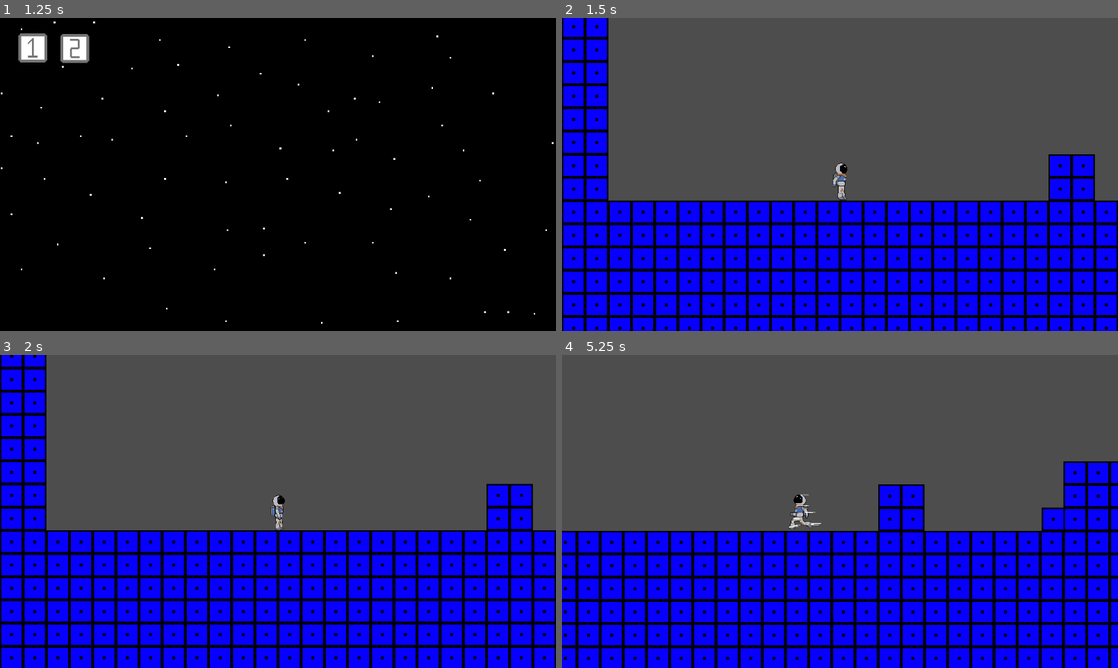
Above: before the commit, frames 1-4 (two rows, left to right).
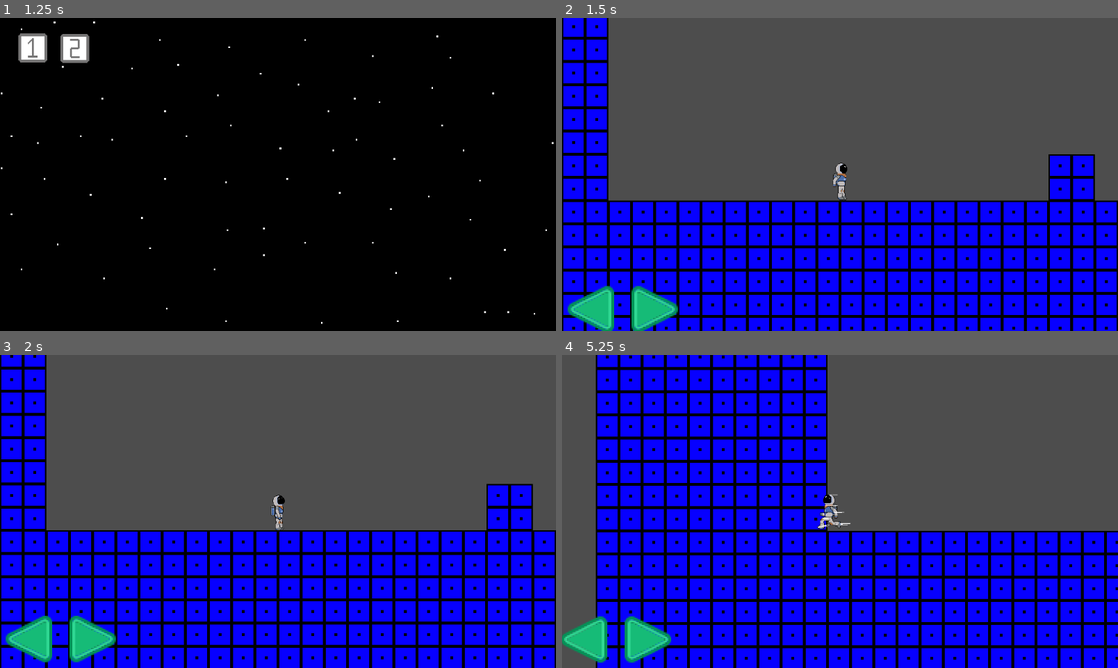
Above: after the commit, the same moments.

Repository: Tejas-Panchal/project_01
Game: Godot game, scene res://scenes/main.tscn
The game is run twice, just before and just after one commit, with the same random seed, the same clock (stepped at 60 frames per second) and the same inputs.
Inputs (mouse positions are in pixels of both pictures, inside the frame that each line leads up to):
- Up to frame 1 (1.25 s): click "Play" at 0.5 s
- Up to frame 2 (1.5 s): click (595, 49) at 1.25 s
- Up to frame 3 (2 s): no input
- Up to frame 4 (5.25 s): click (589, 639) at 2.02 s; click (634, 639) at 2.77 s; hold D (right) 3.53-5.03 s; tap Shift (dash) at 3.6, 4.35, 5.1 s; tap Space (jump) at 3.77, 4.52 s; hold A (left) from 5.03 s (still down)

Frame 1 is identical in both runs. In frame 2, 1.7% of the frame differs, in the area x 1-21%, y 85-100%; in frame 3, 1.7%; in frame 4, 43%, in the area x 0-100%, y 0-100%.

Commit message:
added buttons
gravity script change

Diff:
--- a/scenes/player.tscn
+++ b/scenes/player.tscn
@@ -6,6 +6,8 @@
 [ext_resource type="Texture2D" uid="uid://bejdh3xixgavg" path="res://assets/char_run.png" id="6_rj6fx"]
 [ext_resource type="Texture2D" uid="uid://kt18ohw1kw81" path="res://assets/jump/char_jump_1.png" id="7_eimxi"]
 [ext_resource type="Texture2D" uid="uid://c7kudcb1id4x5" path="res://assets/jump/char_jump_2.png" id="8_ll1ik"]
+[ext_resource type="Texture2D" uid="uid://1mupyt2wq0an" path="res://assets/controls/left_arrow.png" id="11_vpav5"]
+[ext_resource type="Texture2D" uid="uid://b25g366kooix5" path="res://assets/controls/right_arrow.png" id="12_t65ys"]
 [ext_resource type="Texture2D" uid="uid://crrobkusth2n8" path="res://assets/shift/char_shift_1.png" id="17_te7le"]
 [ext_resource type="Texture2D" uid="uid://c2u2yil741tp8" path="res://assets/shift/char_shift_2.png" id="18_78n11"]
 [ext_resource type="Texture2D" uid="uid://c3cxsixrscia5" path="res://assets/shift/char_shift_3.png" id="19_pvb4m"]
@@ -27,37 +29,37 @@
 atlas = ExtResource("3_sny5o")
 region = Rect2(101, 0, 33, 86)
 
-[sub_resource type="AtlasTexture" id="AtlasTexture_mte75"]
+[sub_resource type="AtlasTexture" id="AtlasTexture_6jjo2"]
 atlas = ExtResource("6_rj6fx")
-region = Rect2(0, 0, 64, 96)
+region = Rect2(6, 14, 53, 82)
 
-[sub_resource type="AtlasTexture" id="AtlasTexture_4qty6"]
+[sub_resource type="AtlasTexture" id="AtlasTexture_npsqm"]
 atlas = ExtResource("6_rj6fx")
-region = Rect2(64, 0, 64, 96)
+region = Rect2(71, 14, 53, 82)
 
-[sub_resource type="AtlasTexture" id="AtlasTexture_hp8dp"]
+[sub_resource type="AtlasTexture" id="AtlasTexture_u160w"]
 atlas = ExtResource("6_rj6fx")
-region = Rect2(128, 0, 64, 96)
+region = Rect2(136, 14, 53, 82)
 
-[sub_resource type="AtlasTexture" id="AtlasTexture_554vn"]
+[sub_resource type="AtlasTexture" id="AtlasTexture_o4mpw"]
 atlas = ExtResource("6_rj6fx")
-region = Rect2(192, 0, 64, 96)
+region = Rect2(201, 14, 53, 82)
 
-[sub_resource type="AtlasTexture" id="AtlasTexture_0go80"]
+[sub_resource type="AtlasTexture" id="AtlasTexture_jbqio"]
 atlas = ExtResource("6_rj6fx")
-region = Rect2(0, 96, 64, 96)
+region = Rect2(6, 110, 53, 82)
 
-[sub_resource type="AtlasTexture" id="AtlasTexture_4ntqp"]
+[sub_resource type="AtlasTexture" id="AtlasTexture_8joqb"]
 atlas = ExtResource("6_rj6fx")
-region = Rect2(64, 96, 64, 96)
+region = Rect2(71, 110, 53, 82)
 
-[sub_resource type="AtlasTexture" id="AtlasTexture_y8bkr"]
+[sub_resource type="AtlasTexture" id="AtlasTexture_y2fgm"]
 atlas = ExtResource("6_rj6fx")
-region = Rect2(128, 96, 64, 96)
+region = Rect2(136, 110, 53, 82)
 
-[sub_resource type="AtlasTexture" id="AtlasTexture_a8xk0"]
+[sub_resource type="AtlasTexture" id="AtlasTexture_fvunv"]
 atlas = ExtResource("6_rj6fx")
-region = Rect2(192, 96, 64, 96)
+region = Rect2(201, 110, 53, 82)
 
 [sub_resource type="SpriteFrames" id="SpriteFrames_51xth"]
 animations = [{
@@ -99,28 +101,28 @@
 }, {
 "frames": [{
 "duration": 1.0,
-"texture": SubResource("AtlasTexture_mte75")
+"texture": SubResource("AtlasTexture_6jjo2")
 }, {
 "duration": 1.0,
-"texture": SubResource("AtlasTexture_4qty6")
+"texture": SubResource("AtlasTexture_npsqm")
 }, {
 "duration": 1.0,
-"texture": SubResource("AtlasTexture_hp8dp")
+"texture": SubResource("AtlasTexture_u160w")
 }, {
 "duration": 1.0,
-"texture": SubResource("AtlasTexture_554vn")
+"texture": SubResource("AtlasTexture_o4mpw")
 }, {
 "duration": 1.0,
-"texture": SubResource("AtlasTexture_0go80")
+"texture": SubResource("AtlasTexture_jbqio")
 }, {
 "duration": 1.0,
-"texture": SubResource("AtlasTexture_4ntqp")
+"texture": SubResource("AtlasTexture_8joqb")
 }, {
 "duration": 1.0,
-"texture": SubResource("AtlasTexture_y8bkr")
+"texture": SubResource("AtlasTexture_y2fgm")
 }, {
 "duration": 1.0,
-"texture": SubResource("AtlasTexture_a8xk0")
+"texture": SubResource("AtlasTexture_fvunv")
 }],
 "loop": true,
 "name": &"run",
@@ -154,7 +156,7 @@
 [node name="Body" type="AnimatedSprite2D" parent="."]
 scale = Vector2(0.3, 0.3)
 sprite_frames = SubResource("SpriteFrames_51xth")
-animation = &"shift"
+animation = &"idle"
 autoplay = "idle"
 
 [node name="CollisionShape2D" type="CollisionShape2D" parent="."]
@@ -165,3 +167,26 @@
 zoom = Vector2(3, 3)
 position_smoothing_enabled = true
 position_smoothing_speed = 8.0
+
+[node name="HFlowContainer" type="HFlowContainer" parent="Camera2D"]
+offset_left = -192.0
+offset_top = 68.0
+offset_right = 192.0
+offset_bottom = 108.0
+
+[node name="Left Arrow" type="Button" parent="Camera2D/HFlowContainer"]
+layout_mode = 2
+focus_mode = 0
+action_mode = 0
+icon = ExtResource("11_vpav5")
+flat = true
+
+[node name="Right Arrow" type="Button" parent="Camera2D/HFlowContainer"]
+layout_mode = 2
+focus_mode = 0
+action_mode = 0
+icon = ExtResource("12_t65ys")
+flat = true
+
+[connection signal="pressed" from="Camera2D/HFlowContainer/Left Arrow" to="." method="_on_left_arrow_pressed"]
+[connection signal="pressed" from="Camera2D/HFlowContainer/Right Arrow" to="." method="_on_right_arrow_pressed"]
--- a/scripts/player.gd
+++ b/scripts/player.gd
@@ -16,6 +16,8 @@
 var level = "normal"
 
 @onready var body: AnimatedSprite2D = $Body
+@onready var left_arrow: Button = $"Camera2D/HFlowContainer/Left Arrow"
+@onready var right_arrow: Button = $"Camera2D/HFlowContainer/Right Arrow"
 
 func _ready() -> void:
 	pass
@@ -38,9 +40,9 @@
 	if Input.is_action_just_pressed("dash") and can_dash:
 		start_dash()
 
-func handle_gravity(delta, gravity) -> void:
+func handle_gravity(delta, grav) -> void:
 	if not is_on_floor():
-		velocity.y += gravity * delta
+		velocity.y += grav * delta
 	else:
 		jump_count = 0
 
@@ -110,3 +112,10 @@
 		velocity.x = 0
 		await get_tree().create_timer(dash_cooldown).timeout
 		can_dash = true
+
+
+func _on_left_arrow_pressed() -> void: Input.action_press("left")
+func _on_right_arrow_pressed() -> void: Input.action_press("right")
+
+func _on_left_arrow_relaese() -> void: Input.action_release("left")
+func _on_right_arrow_relaese() -> void: Input.action_release("right")
Binary file added: assets/controls/dash_arrow.png
Not shown, added: assets/controls/dash_arrow.png.import
Binary file added: assets/controls/down_arrow.png
Not shown, added: assets/controls/down_arrow.png.import
Binary file added: assets/controls/left_arrow.png
Not shown, added: assets/controls/left_arrow.png.import
Binary file added: assets/controls/right_arrow.png
Not shown, added: assets/controls/right_arrow.png.import
Binary file added: assets/controls/up_arrow.png
Not shown, added: assets/controls/up_arrow.png.import
Not shown: 1 places in scenes/player.tscn that only renumber resources
